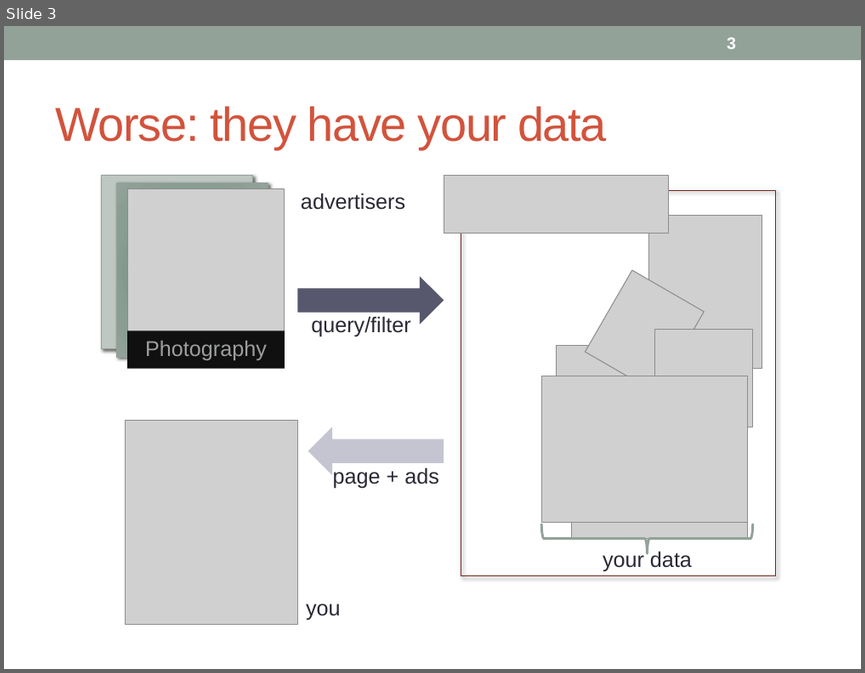
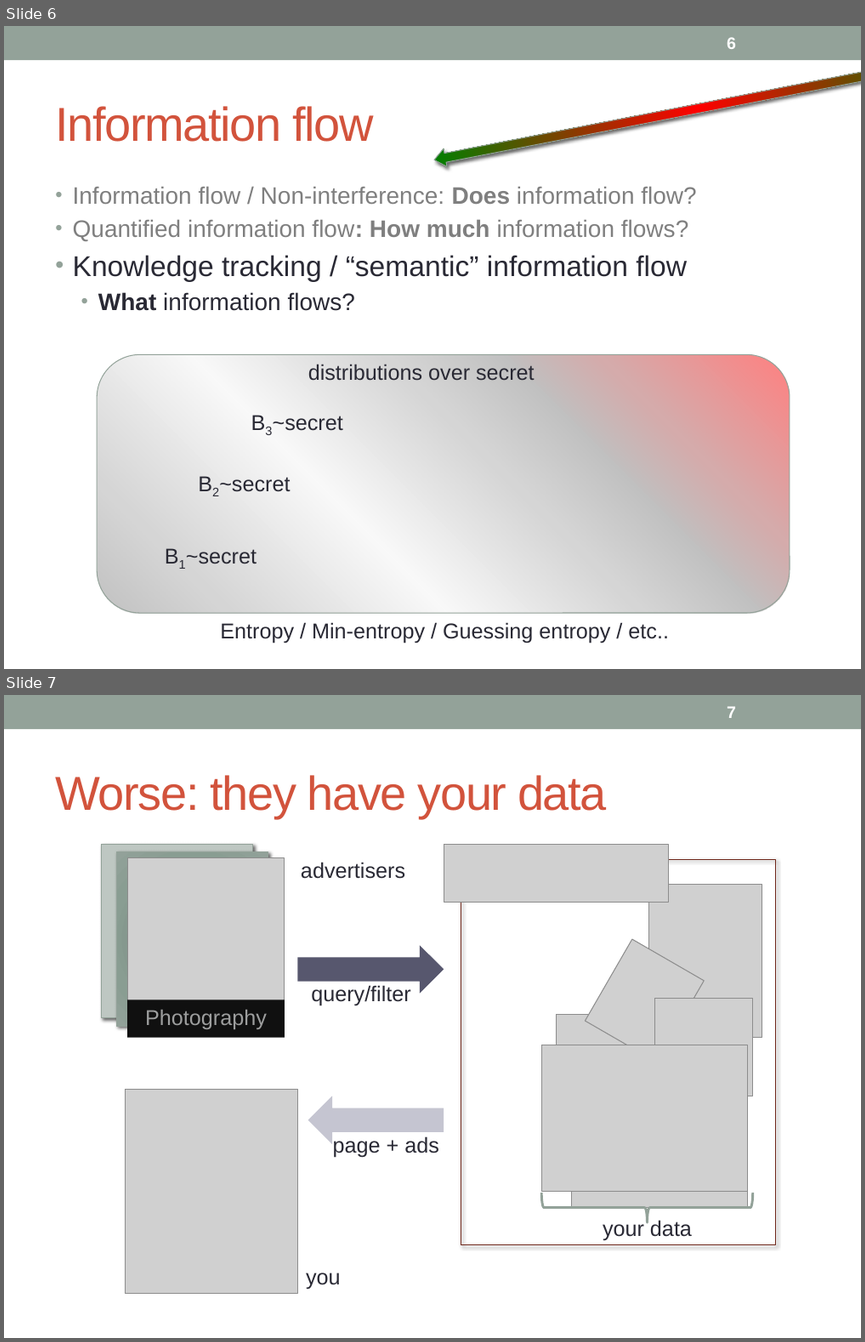
Before and after one commit to piotrm0/ppw12, a slide deck: pres/ppw12-pres.pptx. Shown one above the other, each under a label of ours: slide 3 before the commit, slides 6 and 7 after it. The pictures are 865x673 and 865x1342 pixels, drawn with LibreOffice and Linux fonts; fonts in the diff are those of the drawing; grey boxes stand for pictures. Boxes give left, top, right and bottom in pixels: in the first picture for what was removed or moved away, otherwise in the second. Text is boxed around its words. In the diff, an @@ line names an element or a change of style, - is before the commit and + after.

```diff
--- a/pres/ppw12-pres.pptx
+++ b/pres/ppw12-pres.pptx
@@ slide 6 added at (4, 26, 861, 669), background #FFFFFF; not listed: 1 template element that a slide beside it also shows @@
@@ left right arrow added at (432, 49, 861, 169), fill gradient #FF0000 to #008000, outline #93A299 0.75 pt @@
@@ page number added at (726, 37, 736, 49), 14 pt, text #FFFFFF, bold @@
+6
@@ title added at (55, 106, 373, 142), 40 pt, text #D2533C @@
+Information flow
@@ text added at (73, 186, 696, 311), 20 pt, text #7F7F7F @@
+• Information flow / Non-interference: Does information flow?
+• Quantified information flow: How much information flows?
+• Knowledge tracking / “semantic” information flow
+  • What information flows?
@@ rounded rectangle added at (97, 354, 789, 612), fill gradient #808080 to #F2F2F2 to #FF0000, outline #93A299 0.75 pt @@
@@ text added at (308, 363, 534, 380), 18 pt, text #292934 @@
+distributions over secret
@@ text added at (273, 415, 343, 431), 18 pt, text #292934 @@
+B3~secret
@@ text added at (219, 476, 290, 492), 18 pt, text #292934 @@
+B2~secret
@@ text added at (186, 549, 256, 564), 18 pt, text #292934 @@
+B1~secret
@@ text added at (220, 622, 669, 642), 18 pt, text #292934 @@
+Entropy / Min-entropy / Guessing entropy / etc..
@@ what was slide 3 is now slide 7 @@
@@ page number at (726, 706, 736, 718): text changed @@
-3
+7
```
Also in this commit, not shown: 2 slides changed, 3 other slides added.
